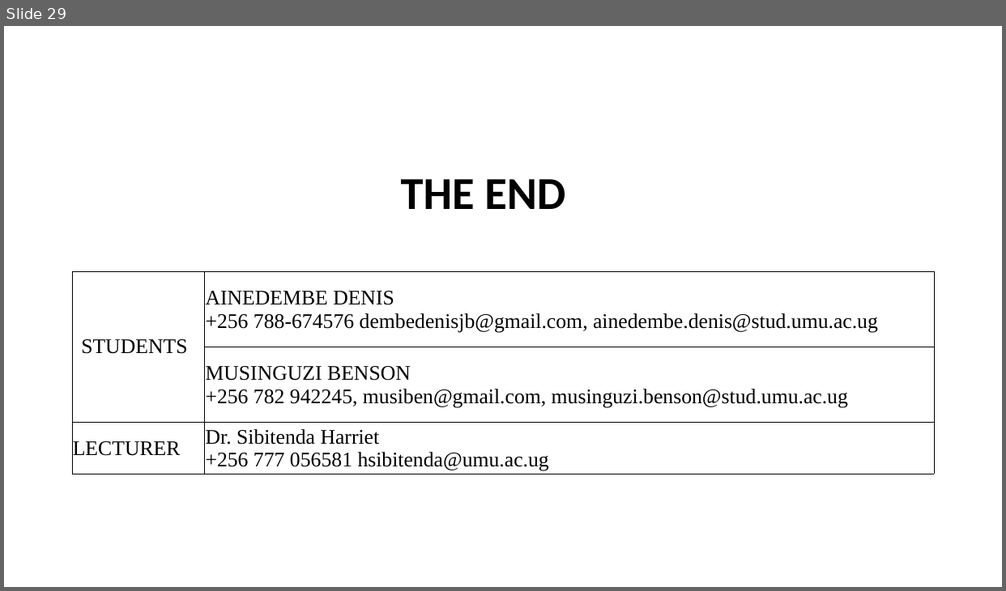
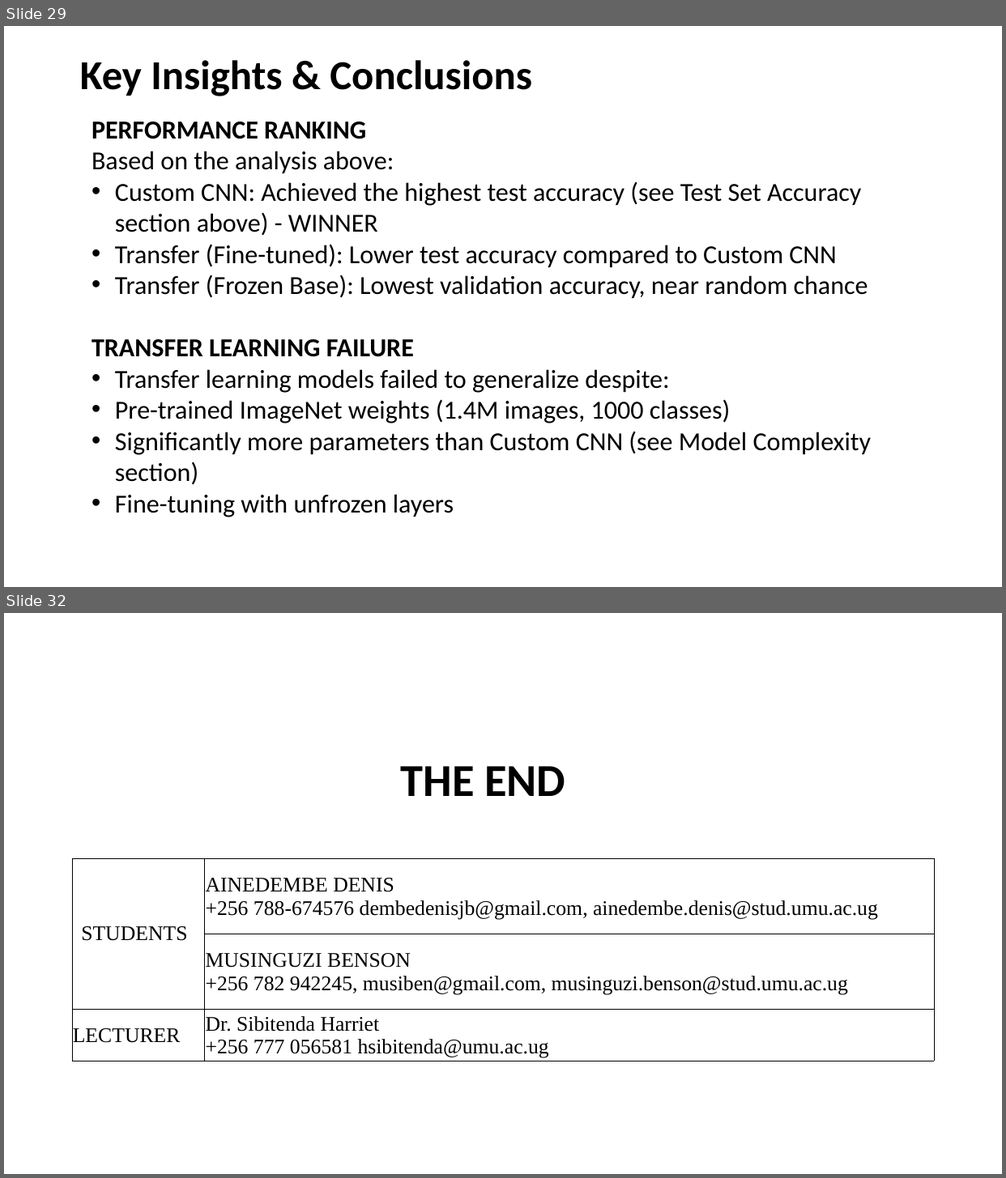
Before and after one commit to Ainedembe-Denis/Image-Recognition-with-Transfer-Learning, a slide deck: Presentation Slides/Image Recognition with Transfer Learning (CIFAR-10 Dataset).pptx. Shown one above the other, each under a label of ours: slide 29 before the commit, slides 29 and 32 after it; the slides between them are not shown. The pictures are 1006x591 and 1006x1178 pixels, drawn with LibreOffice and Linux fonts; fonts in the diff are those of the drawing. Boxes give left, top, right and bottom in pixels: in the first picture for what was removed or moved away, otherwise in the second. Text is boxed around its words. In the diff, an @@ line names an element or a change of style, - is before the commit and + after.

```diff
--- a/Presentation Slides/Image Recognition with Transfer Learning (CIFAR-10 Dataset).pptx
+++ b/Presentation Slides/Image Recognition with Transfer Learning (CIFAR-10 Dataset).pptx
@@ slide 29 added at box(4, 26, 1002, 587), background #FFFFFF @@
@@ title added at box(80, 60, 532, 96), 39.6 pt, text #000000, bold @@
+Key Insights & Conclusions
@@ text added at box(91, 122, 872, 518), 25 pt, text #000000 @@
+PERFORMANCE RANKING
+Based on the analysis above:
+• Custom CNN: Achieved the highest test accuracy (see Test Set Accuracy section above) - WINNER
+• Transfer (Fine-tuned): Lower test accuracy compared to Custom CNN
+• Transfer (Frozen Base): Lowest validation accuracy, near random chance
+TRANSFER LEARNING FAILURE
+• Transfer learning models failed to generalize despite:
+• Pre-trained ImageNet weights (1.4M images, 1000 classes)
+• Significantly more parameters than Custom CNN (see Model Complexity section)
+• Fine-tuning with unfrozen layers
@@ what was slide 29 is now slide 32 @@
```
Also in this commit, not shown: 2 other slides added, 2 other files.
